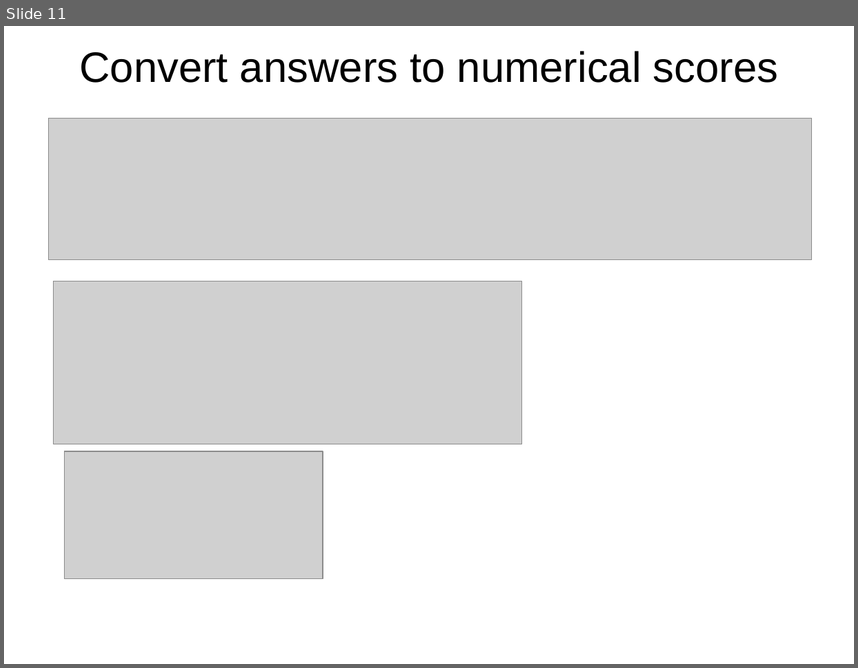
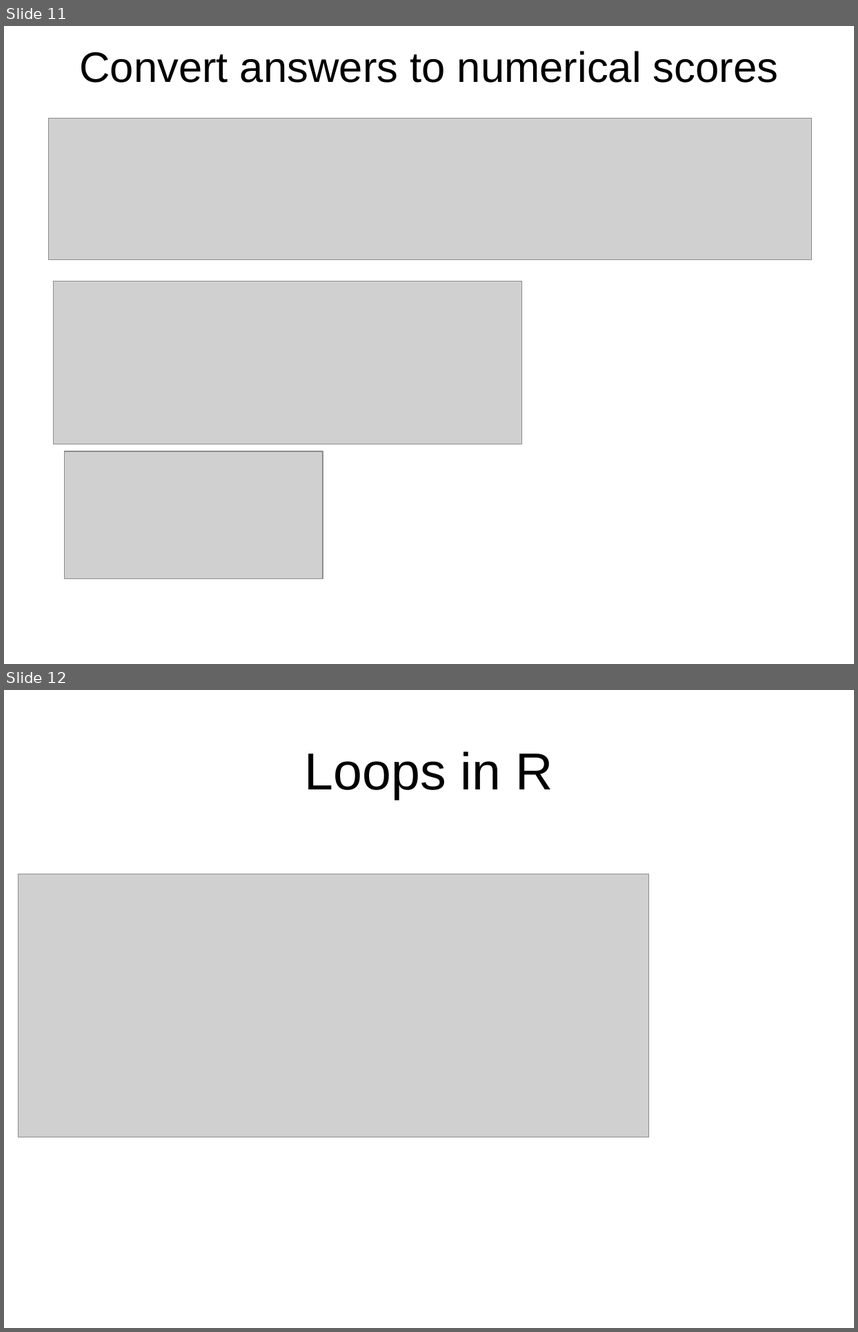
Before and after one commit to hongqin/R-workshop-GAS14, a slide deck: 1.Introduction_to_R/Learning_R_by_metricExample.ppt. Shown one above the other, each under a label of ours: slide 11 before the commit, slides 11 and 12 after it. The pictures are 858x668 and 858x1332 pixels, drawn with LibreOffice and Linux fonts; fonts in the diff are those of the drawing; grey boxes stand for pictures. Boxes give left, top, right and bottom in pixels: in the first picture for what was removed or moved away, otherwise in the second. Text is boxed around its words. In the diff, an @@ line names an element or a change of style, - is before the commit and + after.

```diff
--- a/1.Introduction_to_R/Learning_R_by_metricExample.ppt
+++ b/1.Introduction_to_R/Learning_R_by_metricExample.ppt
@@ slide 12 added at bbox=[4, 690, 854, 1328], background #FFFFFF @@
@@ title added at bbox=[305, 751, 553, 799], 44 pt, text #000000 @@
+Loops in R
@@ picture added at bbox=[18, 874, 649, 1137] @@
```
Also in this commit, not shown: 2 slides changed, 1 other slide added, 2 slides removed, 6 other files.
